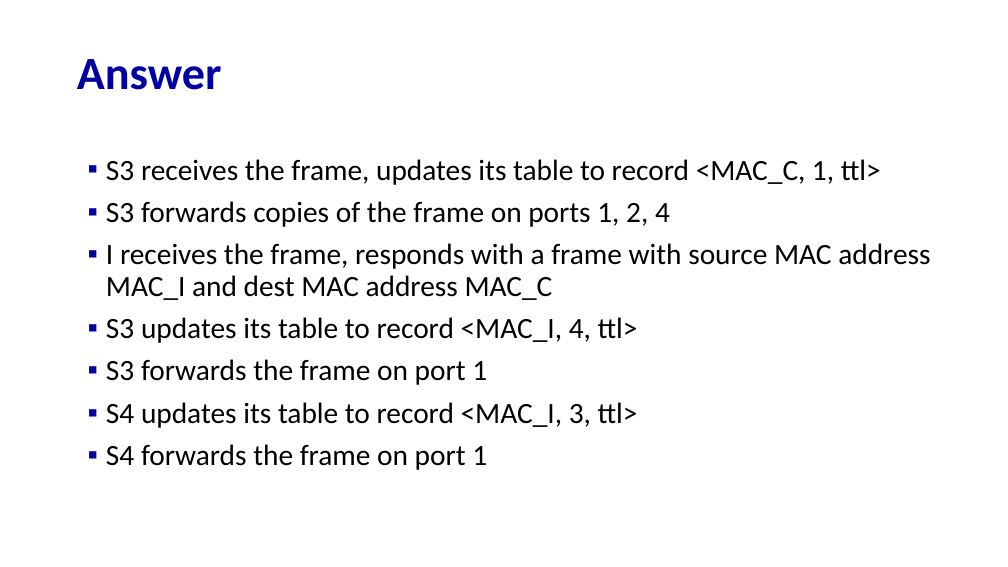
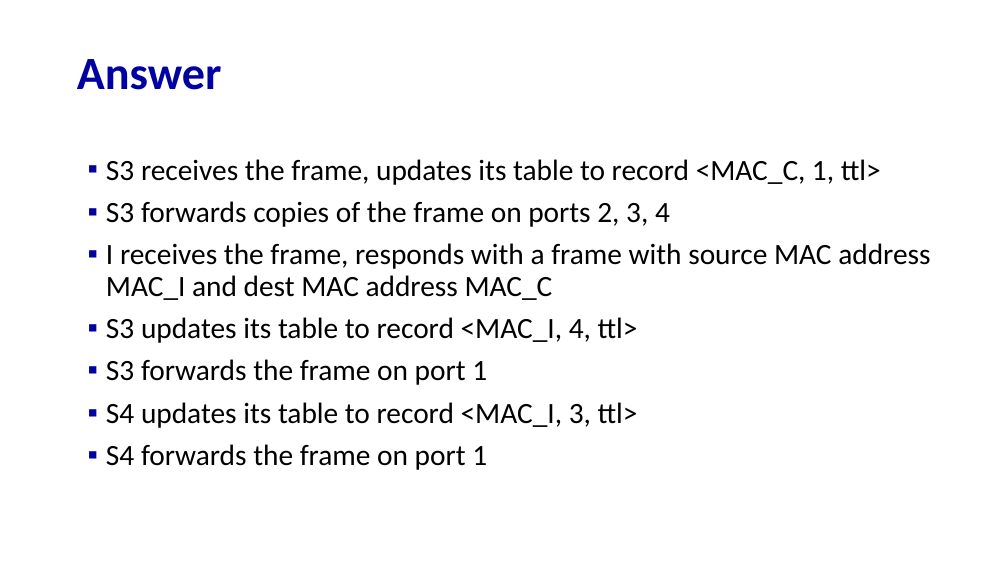
Before and after one commit to minmit/webpage, a slide deck: slide 54 of courses/CS456-F25/lectures/lec14.pptx. Drawn at 1008x567 pixels with LibreOffice and Linux fonts; fonts in the diff are those of the drawing. Boxes give left, top, right and bottom in pixels: in the first picture for what was removed or moved away, otherwise in the second. Text is boxed around its words. In the diff, an @@ line names an element or a change of style, - is before the commit and + after.

Commit message:
update to lec 14

```diff
--- a/courses/CS456-F25/lectures/lec14.pptx
+++ b/courses/CS456-F25/lectures/lec14.pptx
@@ text at bbox=[106, 201, 670, 227]: text changed @@
-▪ S3 forwards copies of the frame on ports 1, 2, 4
+▪ S3 forwards copies of the frame on ports 2, 3, 4
```
